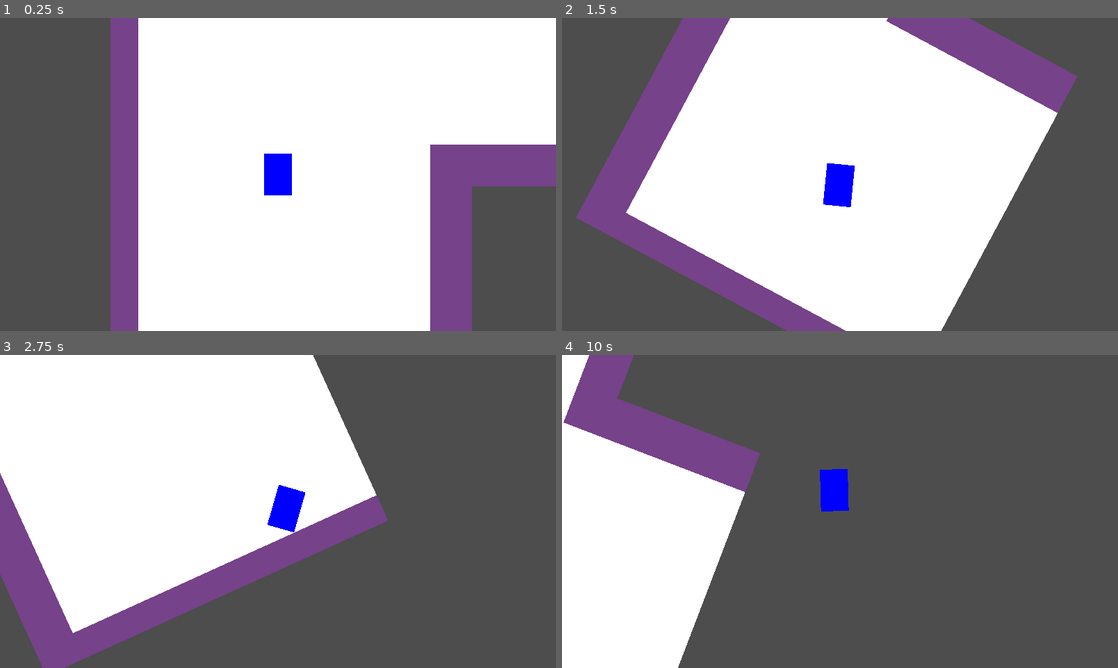
Above: before the commit, frames 1-4 (two rows, left to right).
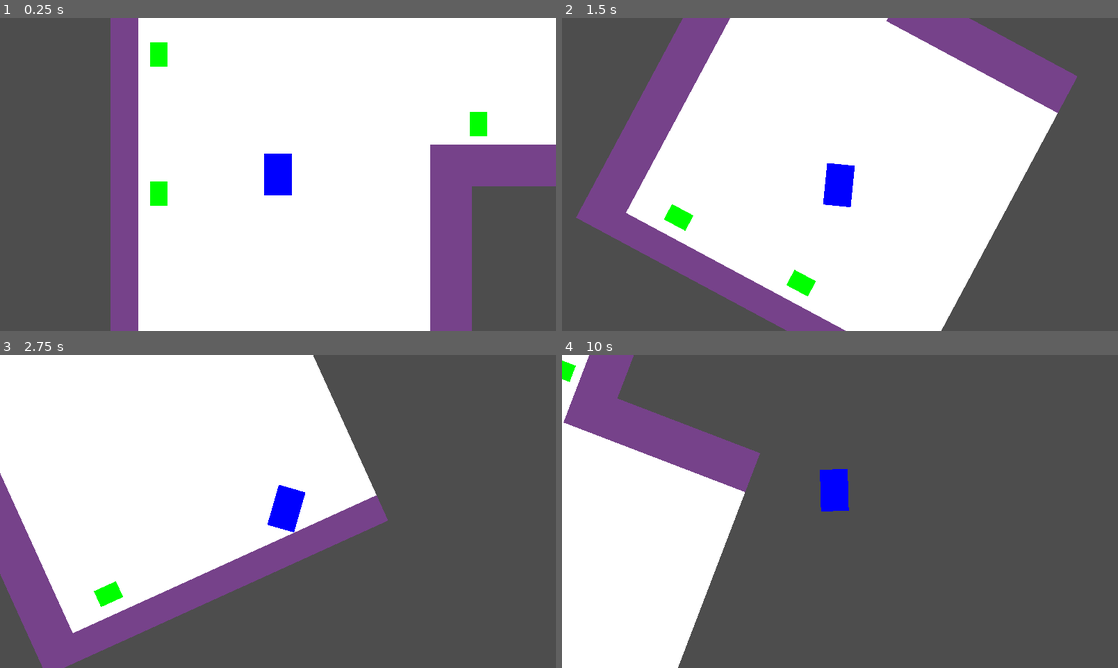
Above: after the commit, the same moments.

Repository: lukeledvina/UnleashTheBeast
Game: Godot game, scene res://Game/game.tscn
The game is run twice, just before and just after one commit, with the same random seed, the same clock (stepped at 60 frames per second) and the same inputs.
Inputs:
- Up to frame 1 (0.25 s): no input
- Up to frame 2 (1.5 s): tap Enter at 0.5 s; hold D (right) 0.53-1.28 s; hold Space (drift) 0.53-1.28 s; hold S (down) from 1.28 s (still down); tap Space (drift) at 1.35 s
- Up to frame 3 (2.75 s): release S (down) at 2.03 s; hold D (right) from 2.03 s (still down); hold Space (drift) from 2.03 s (still down)
- Up to frame 4 (10 s): release D (right) at 2.78 s; release Space (drift) at 2.78 s; hold W (up) 2.78-3.53 s; tap Space (drift) every 1.5 s from 2.85 to 8.85 s; hold Space (drift) 3.53-4.28 s; hold A (left) 3.53-5.03 s; hold S (down) 5.03-5.78 s; hold Space (drift) 5.03-5.78 s; hold D (right) 5.78-6.53 s; hold W (up) 6.53-7.28 s; hold Space (drift) 6.53-7.28 s; hold D (right) 7.28-8.03 s; hold S (down) 8.03-8.78 s; hold Space (drift) 8.03-8.78 s; hold A (left) 8.78-9.53 s; hold W (up) from 9.53 s (still down); hold Space (drift) from 9.53 s (still down)

The runs differ from the first frame. In frame 1, 0.7% of the frame differs, in the area x 27-88%, y 7-60%; in frame 2, 0.5%; in frame 3, 0.2%; in frame 4, 0.1%.

Commit message:
Add initial breakable

Diff:
--- a/Breakable/breakable.gd
+++ b/Breakable/breakable.gd
@@ -4,6 +4,7 @@
 
 signal broken(score_value)
 
-func _on_area_entered(_area):
-	emit_signal("broken", score_value)
-	queue_free()
+
+func _on_body_entered(body):
+	broken.emit(score_value)
+	self.queue_free()
--- a/Breakable/breakable.tscn
+++ b/Breakable/breakable.tscn
@@ -6,10 +6,10 @@
 collision_layer = 4
 script = ExtResource("1_qy8ek")
 
-[node name="CollisionShape2D" type="CollisionShape2D" parent="."]
-
 [node name="AnimationPlayer" type="AnimationPlayer" parent="."]
 
 [node name="Sprite2D" type="Sprite2D" parent="."]
 
-[connection signal="area_entered" from="." to="." method="_on_area_entered"]
+[node name="CollisionShape2D" type="CollisionShape2D" parent="."]
+
+[connection signal="body_entered" from="." to="." method="_on_body_entered"]
--- /dev/null
+++ b/Breakable/stall.tscn
@@ -0,0 +1,17 @@
+[gd_scene load_steps=4 format=3 uid="uid://cc4rd2irruhmg"]
+
+[ext_resource type="PackedScene" uid="uid://sh5ba58iyroq" path="res://Breakable/breakable.tscn" id="1_fyjme"]
+[ext_resource type="Texture2D" uid="uid://dnpc2nxse3api" path="res://white_square.png" id="2_1hejw"]
+
+[sub_resource type="RectangleShape2D" id="RectangleShape2D_vup5n"]
+size = Vector2(20, 28)
+
+[node name="Stall" instance=ExtResource("1_fyjme")]
+
+[node name="Sprite2D" parent="." index="1"]
+modulate = Color(0, 1, 0, 1)
+scale = Vector2(1.25, 1.75)
+texture = ExtResource("2_1hejw")
+
+[node name="CollisionShape2D" parent="." index="2"]
+shape = SubResource("RectangleShape2D_vup5n")
--- /dev/null
+++ b/Game/game.gd
@@ -0,0 +1 @@
+extends Node2D
--- a/Game/game.tscn
+++ b/Game/game.tscn
@@ -1,6 +1,8 @@
-[gd_scene load_steps=5 format=4 uid="uid://un11lho26yb0"]
+[gd_scene load_steps=9 format=4 uid="uid://un11lho26yb0"]
 
+[ext_resource type="Script" path="res://Game/game.gd" id="1_q2x0k"]
 [ext_resource type="PackedScene" uid="uid://bdspyp38526mk" path="res://Player/player.tscn" id="1_usffs"]
+[ext_resource type="PackedScene" uid="uid://cc4rd2irruhmg" path="res://Breakable/stall.tscn" id="2_b8qv0"]
 [ext_resource type="Texture2D" uid="uid://ksvo7yqpker5" path="res://ground-boundaries.png" id="2_tpc2b"]
 
 [sub_resource type="TileSetAtlasSource" id="TileSetAtlasSource_3xmjq"]
@@ -14,7 +16,14 @@
 physics_layer_0/collision_layer = 2
 sources/2 = SubResource("TileSetAtlasSource_3xmjq")
 
+[sub_resource type="TileSetScenesCollectionSource" id="TileSetScenesCollectionSource_6e3dw"]
+scenes/1/scene = ExtResource("2_b8qv0")
+
+[sub_resource type="TileSet" id="TileSet_7t4ht"]
+sources/0 = SubResource("TileSetScenesCollectionSource_6e3dw")
+
 [node name="Game" type="Node2D"]
+script = ExtResource("1_q2x0k")
 
 [node name="Level" type="Node2D" parent="."]
 
@@ -22,6 +31,10 @@
 tile_map_data = PackedByteArray("AAAKAAEAAgAAAAAAAAAKAAIAAgAAAAAAAAAKAAMAAgAAAAAAAAAKAAQAAgAAAAAAAAAKAAUAAgAAAAAAAAAKAA …(13968 unchanged characters)…
 tile_set = SubResource("TileSet_l7nyk")
 
+[node name="Breakables" type="TileMapLayer" parent="Level"]
+tile_map_data = PackedByteArray("AAALAAQAAAAAAAAAAQALAA4AAAAAAAAAAQAiAAkAAAAAAAAAAQA=")
+tile_set = SubResource("TileSet_7t4ht")
+
 [node name="Player" parent="." instance=ExtResource("1_usffs")]
 modulate = Color(0, 0, 1, 1)
 position = Vector2(321, 210)
